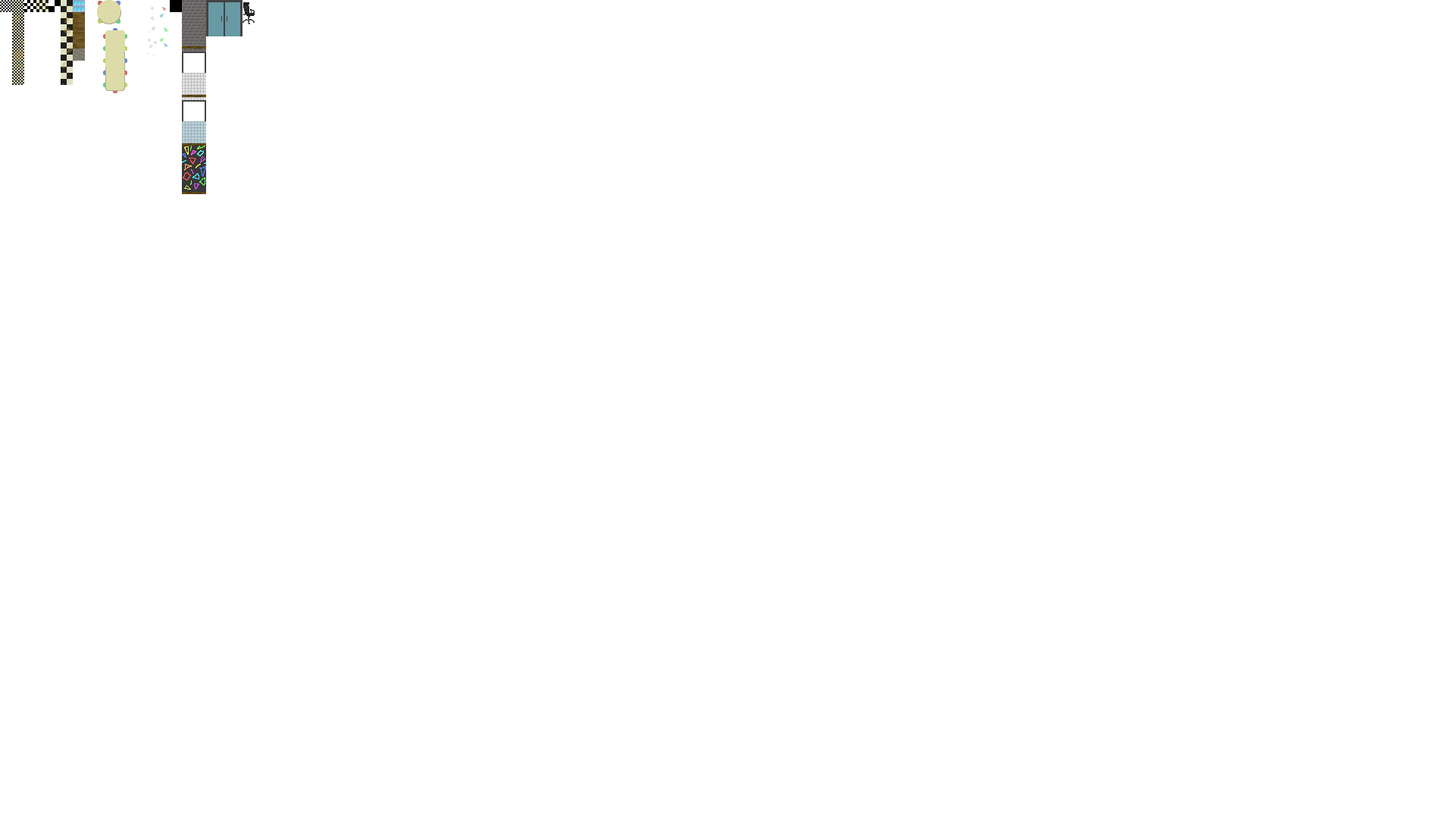
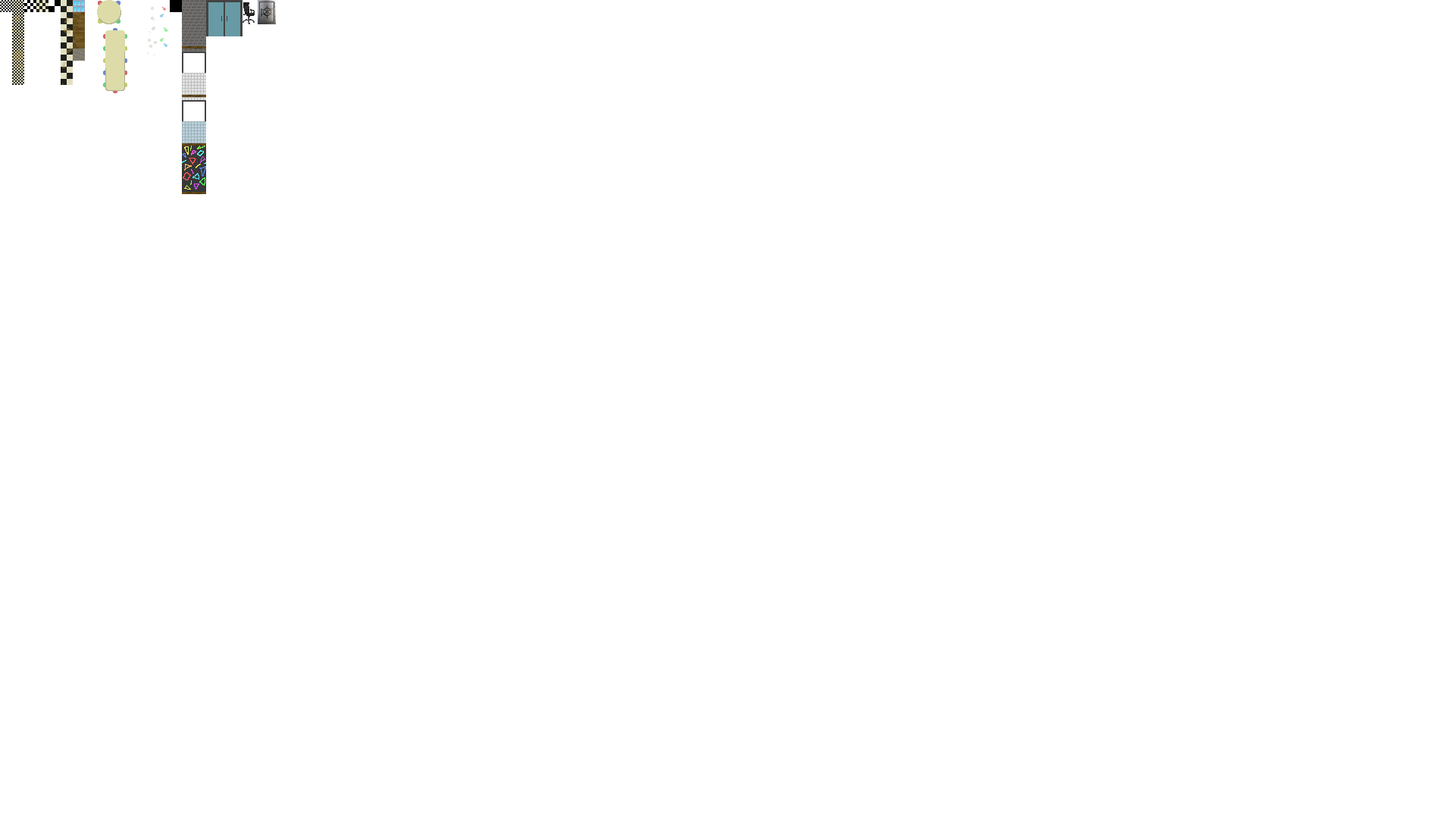
Layer changes from the first 1455x819 image to the second:
painted on "Textures" over [257, 0, 276, 25]
